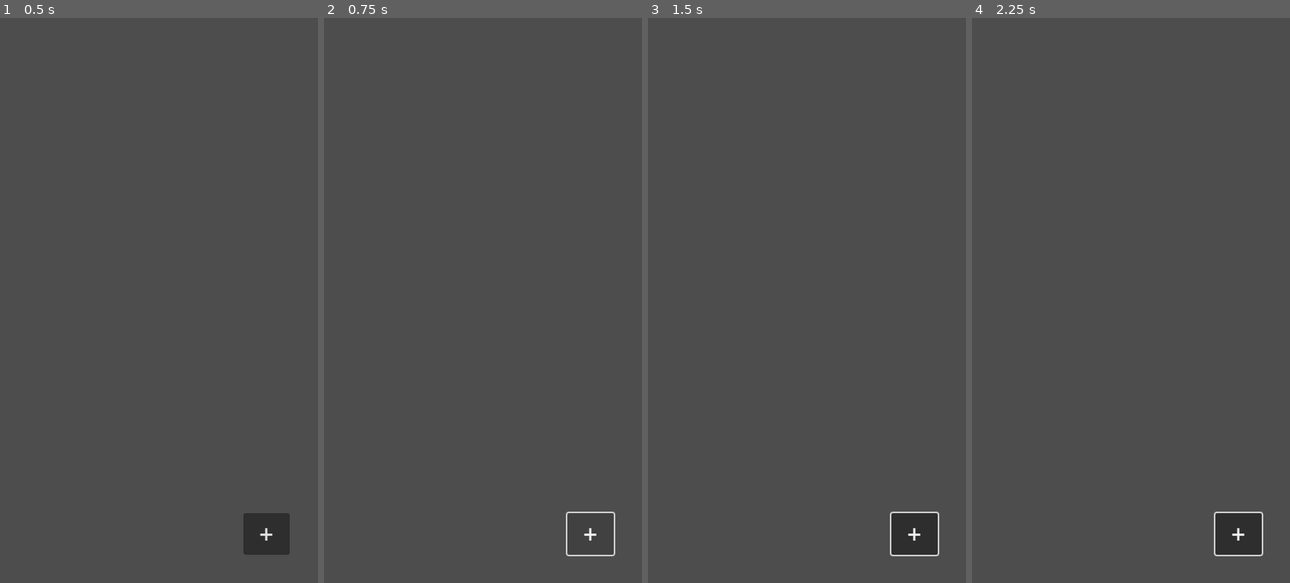
Above: before the commit, frames 1-4 (left to right).
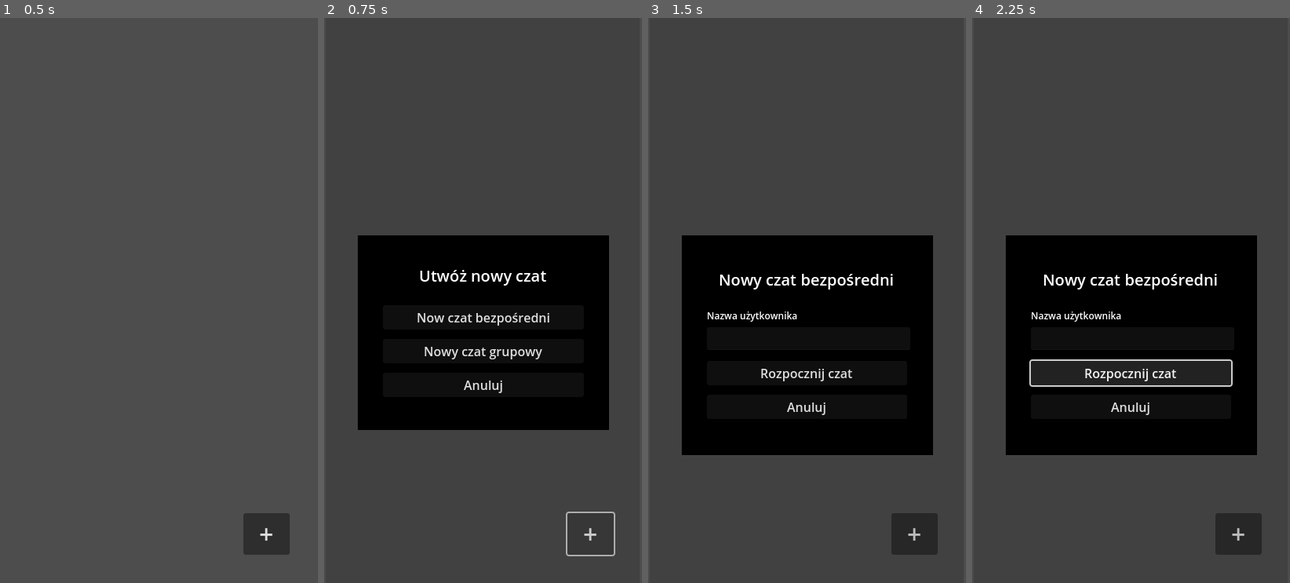
Above: after the commit, the same moments.

Repository: Abbion/CyberCrushMobileApp
Game: Godot game, scene res://scenes/panels/chat_list_panel.tscn
The game is run twice, just before and just after one commit, with the same random seed, the same clock (stepped at 60 frames per second) and the same inputs. This scene is started directly instead of the project's main scene.
Inputs (mouse positions are in pixels of both pictures, inside the frame that each line leads up to):
- Up to frame 1 (0.5 s): no input
- Up to frame 2 (0.75 s): click "+" at 0.5 s
- Up to frame 3 (1.5 s): click (807, 317) at 1.25 s, where only the run after the commit has a clickable "Now czat bezpośredni"
- Up to frame 4 (2.25 s): click (1131, 373) at 2 s, where only the run after the commit has a clickable "Rozpocznij czat"

Frame 1 is identical in both runs. In frame 2, 27% of the frame differs, in the area x 10-92%, y 38-96%; in frame 3, 31%; in frame 4, 31%.

Commit message:
Chat creation

Diff:
--- /dev/null
+++ b/scenes/custom_controlls/chat_message_entry.tscn
@@ -0,0 +1,27 @@
+[gd_scene format=3 uid="uid://5damwlt2tv6e"]
+
+[node name="chat_message_entry" type="Control"]
+layout_mode = 3
+anchors_preset = 15
+anchor_right = 1.0
+anchor_bottom = 1.0
+grow_horizontal = 2
+grow_vertical = 2
+
+[node name="VBoxContainer" type="VBoxContainer" parent="."]
+layout_mode = 1
+anchors_preset = 10
+anchor_right = 1.0
+offset_bottom = 414.0
+grow_horizontal = 2
+
+[node name="message_label" type="Label" parent="VBoxContainer"]
+custom_minimum_size = Vector2(250, 0)
+layout_mode = 2
+text = "Lorem ipsum dolor sit amet, consectetur adipiscing elit. Aliquam finibus accumsan ipsum, ac sollicitudin ligula varius sit amet. Cras id porta libero. Aenean in ligula accumsan, fringilla nibh et, scelerisque justo. Donec eleifend mi dapibus ante gravida tincidunt. Nullam efficitur et magna placerat blandit. Morbi tristique scelerisque nisi, rutrum luctus dolor. Donec ornare augue in orci porttitor, quis fringilla augue elementum. Vivamus laoreet at quam in placerat. Duis dapibus enim quis libero tempor molestie. Nam eu ipsum vitae magna semper finibus. Ut molestie faucibus urna, at ultricies massa convallis a. Nullam placerat porttitor libero, in consequat ligula rutrum quis. Aliquam erat volutpat."
+autowrap_mode = 3
+
+[node name="timestamp_label" type="Label" parent="VBoxContainer"]
+layout_mode = 2
+theme_override_font_sizes/font_size = 12
+text = "25.02.2056 12:30"
--- /dev/null
+++ b/scenes/custom_controlls/new_chat.tscn
@@ -0,0 +1,155 @@
+[gd_scene load_steps=3 format=3 uid="uid://d32k05xyh4brq"]
+
+[ext_resource type="Script" uid="uid://dvb7iwjxf7ec4" path="res://scripts/new_chat_script.gd" id="1_4ql5n"]
+[ext_resource type="PackedScene" uid="uid://bq7q3goaxwsfu" path="res://scenes/custom_controlls/find_control.tscn" id="2_2dnud"]
+
+[node name="new_chat" type="Control"]
+layout_mode = 3
+anchor_right = 1.0
+anchor_bottom = 0.231
+offset_bottom = -0.320007
+grow_horizontal = 2
+grow_vertical = 2
+script = ExtResource("1_4ql5n")
+
+[node name="background" type="ColorRect" parent="."]
+layout_mode = 1
+anchors_preset = -1
+anchor_left = 0.1
+anchor_right = 0.9
+offset_left = 0.5
+offset_right = 0.5
+offset_bottom = 248.0
+grow_horizontal = 2
+grow_vertical = 2
+color = Color(0, 0, 0, 1)
+
+[node name="new_chat_selector_layout" type="VBoxContainer" parent="background"]
+layout_mode = 1
+anchors_preset = -1
+anchor_left = 0.1
+anchor_top = 0.15
+anchor_right = 0.9
+anchor_bottom = 0.15
+offset_bottom = 117.3
+grow_horizontal = 2
+theme_override_constants/separation = 12
+
+[node name="new_chat_label" type="Label" parent="background/new_chat_selector_layout"]
+custom_minimum_size = Vector2(0, 40)
+layout_mode = 2
+theme_override_font_sizes/font_size = 20
+text = "Utwóż nowy czat"
+horizontal_alignment = 1
+
+[node name="new_direct_chat_button" type="Button" parent="background/new_chat_selector_layout"]
+layout_mode = 2
+text = "Now czat bezpośredni"
+
+[node name="new_group_chat_button" type="Button" parent="background/new_chat_selector_layout"]
+layout_mode = 2
+text = "Nowy czat grupowy"
+
+[node name="cancel_button" type="Button" parent="background/new_chat_selector_layout"]
+layout_mode = 2
+text = "Anuluj"
+
+[node name="new_direct_chat_layout" type="Control" parent="background"]
+visible = false
+layout_mode = 1
+anchor_left = 0.1
+anchor_top = 0.15
+anchor_right = 0.9
+anchor_bottom = 0.15
+
+[node name="new_direct_chat_options" type="VBoxContainer" parent="background/new_direct_chat_layout"]
+layout_mode = 1
+anchors_preset = -1
+anchor_right = 1.0
+anchor_bottom = 1.0
+offset_right = -0.5
+offset_bottom = 118.0
+theme_override_constants/separation = 12
+
+[node name="card_title" type="Label" parent="background/new_direct_chat_layout/new_direct_chat_options"]
+custom_minimum_size = Vector2(0, 40)
+layout_mode = 2
+theme_override_font_sizes/font_size = 20
+text = "Nowy czat bezpośredni"
+horizontal_alignment = 1
+
+[node name="username_input_label" type="Label" parent="background/new_direct_chat_layout/new_direct_chat_options"]
+layout_mode = 2
+theme_override_font_sizes/font_size = 12
+text = "Nazwa użytkownika"
+
+[node name="recepiant_input_placeholder" type="Panel" parent="background/new_direct_chat_layout/new_direct_chat_options"]
+modulate = Color(1, 1, 1, 0)
+custom_minimum_size = Vector2(0, 25)
+layout_mode = 2
+
+[node name="begin_chat_button" type="Button" parent="background/new_direct_chat_layout/new_direct_chat_options"]
+layout_mode = 2
+text = "Rozpocznij czat"
+
+[node name="cancel_button" type="Button" parent="background/new_direct_chat_layout/new_direct_chat_options"]
+layout_mode = 2
+text = "Anuluj"
+
+[node name="username_input" parent="background/new_direct_chat_layout" instance=ExtResource("2_2dnud")]
+layout_mode = 2
+anchors_preset = 0
+anchor_right = 0.0
+anchor_bottom = 0.0
+offset_left = -0.400002
+offset_top = 74.8
+offset_right = 258.6
+offset_bottom = 74.8
+
+[node name="new_group_chat_layout" type="Control" parent="background"]
+visible = false
+layout_mode = 1
+anchor_left = 0.1
+anchor_top = 0.15
+anchor_right = 0.9
+anchor_bottom = 0.15
+
+[node name="new_group_chat_options" type="VBoxContainer" parent="background/new_group_chat_layout"]
+layout_mode = 1
+anchors_preset = -1
+anchor_right = 1.0
+anchor_bottom = 1.0
+offset_right = -0.5
+offset_bottom = 198.0
+theme_override_constants/separation = 12
+
+[node name="card_title" type="Label" parent="background/new_group_chat_layout/new_group_chat_options"]
+custom_minimum_size = Vector2(0, 40)
+layout_mode = 2
+theme_override_font_sizes/font_size = 20
+text = "Nowy czat grupowy"
+horizontal_alignment = 1
+
+[node name="username_input_label" type="Label" parent="background/new_group_chat_layout/new_group_chat_options"]
+layout_mode = 2
+theme_override_font_sizes/font_size = 12
+text = "Nazwa czatu"
+
+[node name="chat_name_input" type="LineEdit" parent="background/new_group_chat_layout/new_group_chat_options"]
+layout_mode = 2
+
+[node name="begin_chat_button" type="Button" parent="background/new_group_chat_layout/new_group_chat_options"]
+layout_mode = 2
+text = "Rozpocznij czat"
+
+[node name="cancel_button" type="Button" parent="background/new_group_chat_layout/new_group_chat_options"]
+layout_mode = 2
+text = "Anuluj"
+
+[connection signal="pressed" from="background/new_chat_selector_layout/new_direct_chat_button" to="." method="_on_new_direct_chat_button_pressed"]
+[connection signal="pressed" from="background/new_chat_selector_layout/new_group_chat_button" to="." method="_on_new_group_chat_button_pressed"]
+[connection signal="pressed" from="background/new_chat_selector_layout/cancel_button" to="." method="_on_cancel_button_pressed"]
+[connection signal="pressed" from="background/new_direct_chat_layout/new_direct_chat_options/begin_chat_button" to="." method="_on_begin_direct_chat_button_pressed"]
+[connection signal="pressed" from="background/new_direct_chat_layout/new_direct_chat_options/cancel_button" to="." method="_on_cancel_button_pressed"]
+[connection signal="pressed" from="background/new_group_chat_layout/new_group_chat_options/begin_chat_button" to="." method="_on_begin_group_chat_button_pressed"]
+[connection signal="pressed" from="background/new_group_chat_layout/new_group_chat_options/cancel_button" to="." method="_on_cancel_button_pressed"]
--- a/scenes/custom_controlls/new_transaction.tscn
+++ b/scenes/custom_controlls/new_transaction.tscn
@@ -40,7 +40,7 @@
 
 [node name="recepiant_input_placeholder" type="Panel" parent="transaction_elements"]
 modulate = Color(1, 1, 1, 0)
-custom_minimum_size = Vector2(0, 32.985)
+custom_minimum_size = Vector2(0, 33)
 layout_mode = 2
 
 [node name="title_label" type="Label" parent="transaction_elements"]
--- a/scenes/panels/chat_list_panel.tscn
+++ b/scenes/panels/chat_list_panel.tscn
@@ -1,6 +1,7 @@
-[gd_scene load_steps=2 format=3 uid="uid://cshv3dqh1nyxj"]
+[gd_scene load_steps=3 format=3 uid="uid://cshv3dqh1nyxj"]
 
 [ext_resource type="Script" uid="uid://cp5rmln1itjl1" path="res://scripts/chat_list_panel_script.gd" id="1_w8xra"]
+[ext_resource type="PackedScene" uid="uid://d32k05xyh4brq" path="res://scenes/custom_controlls/new_chat.tscn" id="2_6j0wu"]
 
 [node name="chat_list_panel" type="Control"]
 layout_mode = 3
@@ -37,3 +38,24 @@
 theme_override_font_sizes/font_size = 32
 text = "  +  "
 metadata/_edit_use_anchors_ = true
+
+[node name="overlay" type="CenterContainer" parent="."]
+visible = false
+layout_mode = 1
+anchors_preset = 15
+anchor_right = 1.0
+anchor_bottom = 1.0
+grow_horizontal = 2
+grow_vertical = 2
+
+[node name="ColorRect" type="ColorRect" parent="overlay"]
+custom_minimum_size = Vector2(400, 720)
+layout_mode = 2
+color = Color(0, 0, 0, 0.152941)
+
+[node name="new_chat" parent="overlay" instance=ExtResource("2_6j0wu")]
+custom_minimum_size = Vector2(400, 166)
+layout_mode = 2
+
+[connection signal="pressed" from="add_chat" to="." method="_on_add_chat_pressed"]
+[connection signal="panel_closed" from="overlay/new_chat" to="." method="_on_new_chat_panel_closed"]
--- a/scenes/panels/chat_panel.tscn
+++ b/scenes/panels/chat_panel.tscn
@@ -7,3 +7,8 @@
 anchor_bottom = 1.0
 grow_horizontal = 2
 grow_vertical = 2
+
+[node name="VBoxContainer" type="VBoxContainer" parent="."]
+layout_mode = 0
+offset_right = 40.0
+offset_bottom = 40.0
--- a/scripts/chat_list_panel_script.gd
+++ b/scripts/chat_list_panel_script.gd
@@ -9,6 +9,8 @@
 	var time_stamp: Dictionary
 
 @onready var chat_list = $ScrollContainer/chat_list
+@onready var overlay = $overlay
+
 var chat_entry : PackedScene = load("res://scenes/custom_controlls/chat_entry.tscn")
 
 var get_user_chats_request : HTTPRequest
@@ -124,3 +126,10 @@
 
 	if result != OK:
 		print("An error occured in the user chats HTTP request.")
+
+
+func _on_add_chat_pressed() -> void:
+	overlay.show()
+
+func _on_new_chat_panel_closed() -> void:
+	overlay.hide()
--- a/scripts/main_page_script.gd
+++ b/scripts/main_page_script.gd
@@ -5,12 +5,6 @@
 
 var get_chat_history_request : HTTPRequest
 const get_chat_history_url = "http://127.0.0.1:3003/get_chat_history"
-
-var create_new_direct_chat_request : HTTPRequest
-const create_new_direct_chat_url = "http://127.0.0.1:3003/create_new_direct_chat"
-
-var create_new_group_chat_request : HTTPRequest
-const create_new_group_chat_url = "http://127.0.0.1:3003/create_new_group_chat"
 
 var get_chat_metadata_request : HTTPRequest
 var get_chat_metadata_url = "http://127.0.0.1:3003/get_chat_metadata"
@@ -36,16 +30,6 @@
 	get_chat_metadata_request.request_completed.connect(get_chat_metadata_request_completed)
 	add_child(get_chat_metadata_request)
 	#get_chat_metadata()
-
-	create_new_direct_chat_request = HTTPRequest.new()
-	create_new_direct_chat_request.request_completed.connect(create_new_direct_chat_request_completed)
-	add_child(create_new_direct_chat_request)
-	#create_new_direct_chat()
-
-	create_new_group_chat_request = HTTPRequest.new()
-	create_new_group_chat_request.request_completed.connect(create_new_group_chat_request_completed)
-	add_child(create_new_group_chat_request)
-	#create_new_group_chat()
 
 	update_group_chat_member_request = HTTPRequest.new()
 	update_group_chat_member_request.request_completed.connect(update_group_chat_member_request_completed)
@@ -127,63 +111,6 @@
 	var response_data = json_response.data
 	print("Get chat metadata response body: ", response_data)
 
-func create_new_direct_chat():
-	var payload = {
-		"token" : AppSessionState.get_server_token(),
-		"partner_username" : "Victor",
-		"first_message" : "Hello xoxo"
-	}
-
-	var result = create_new_direct_chat_request.request(
-				create_new_direct_chat_url,
-				GlobalConstants.JSON_HTTP_HEADER,
-				HTTPClient.METHOD_POST,
-				JSON.stringify(payload))
-
-	if result != OK:
-		print("An error occured in the direct chat creation HTTP request.")
-
-func create_new_direct_chat_request_completed(ult: int, response_code: int, headers: PackedStringArray, body: PackedByteArray):
-	print("Create direct chat response code: ", response_code)
-
-	var response_text = body.get_string_from_utf8()
-	var json_response = JSON.new()
-
-	if json_response.parse(response_text) != OK:
-		print("Create direct chat response was not a valid Json")
-		return
-
-	var response_data = json_response.data
-	print("Create direct chat response body: ", response_data)
-
-func create_new_group_chat():
-	var payload = {
-		"token" : AppSessionState.get_server_token(),
-		"title" : "Black mass group"
-	}
-
-	var result = create_new_group_chat_request.request(
-				create_new_group_chat_url,
-				GlobalConstants.JSON_HTTP_HEADER,
-				HTTPClient.METHOD_POST,
-				JSON.stringify(payload))
-
-	if result != OK:
-		print("An error occured in the group chat creation HTTP request.")
-
-func create_new_group_chat_request_completed(ult: int, response_code: int, headers: PackedStringArray, body: PackedByteArray):
-	print("Create group chat response code: ", response_code)
-
-	var response_text = body.get_string_from_utf8()
-	var json_response = JSON.new()
-
-	if json_response.parse(response_text) != OK:
-		print("Create group chat response was not a valid Json")
-		return
-
-	var response_data = json_response.data
-	print("Create group chat response body: ", response_data)
-
 func update_group_chat_member():
 	var payload = {
 		"admin_token" : AppSessionState.get_server_token(),
@@ -207,6 +134,7 @@
 		print("An error occured in the update group chat member HTTP request.")
 	pass
 
+
 func update_group_chat_member_request_completed(ult: int, response_code: int, headers: PackedStringArray, body: PackedByteArray):
 	print("Update group chat member response code: ", response_code)
 
--- /dev/null
+++ b/scripts/new_chat_script.gd
@@ -0,0 +1,160 @@
+extends Control
+
+signal panel_closed;
+const INPUT_CHAT_LAYOUT_SIZE = 280;
+const FADE_SPEED = 15
+const MAX_GROUP_CHAT_TITLE_LENGHT = 32
+
+enum { SELECTOR, DIRECT_CHAT, GROUP_CHAT }
+var current_state: int = SELECTOR
+var transition_in_progress: bool = false
+var selector_visible: bool = true
+var initial_background_bottom_offset: int = 0
+
+var create_new_direct_chat_request : HTTPRequest
+const create_new_direct_chat_url = "http://127.0.0.1:3003/create_new_direct_chat"
+var create_new_group_chat_request : HTTPRequest
+const create_new_group_chat_url = "http://127.0.0.1:3003/create_new_group_chat"
+
+@onready var background = $background
+@onready var new_chat_selector_layout: VBoxContainer = $background/new_chat_selector_layout
+@onready var new_direct_chat_layout: Control = $background/new_direct_chat_layout
+@onready var new_group_chat_layout: Control = $background/new_group_chat_layout
+@onready var direct_chat_username_input = $background/new_direct_chat_layout/username_input
+@onready var group_chat_title_input = $background/new_group_chat_layout/new_group_chat_options/chat_name_input
+
+func _ready() -> void:
+	initial_background_bottom_offset = background.offset_bottom
+
+	create_new_direct_chat_request = HTTPRequest.new()
+	create_new_direct_chat_request.request_completed.connect(create_new_direct_chat_request_completed)
+	add_child(create_new_direct_chat_request)
+	#create_new_direct_chat()
+
+	create_new_group_chat_request = HTTPRequest.new()
+	create_new_group_chat_request.request_completed.connect(create_new_group_chat_request_completed)
+	add_child(create_new_group_chat_request)
+	#create_new_group_chat()
+
+func _process(delta: float) -> void:
+	if transition_in_progress == false:
+		return
+
+	var selector_opacity = new_chat_selector_layout.modulate.a
+	var transition_progress = (1.0 - selector_opacity)
+
+	if new_chat_selector_layout.visible:
+		selector_opacity -= (delta * FADE_SPEED)
+		var selector_transition_progress = max(selector_opacity, 0.0)
+		new_chat_selector_layout.modulate.a = selector_transition_progress
+
+		if selector_opacity <= 0:
+			new_chat_selector_layout.hide()
+
+	if current_state == DIRECT_CHAT and new_chat_selector_layout.visible == false:
+		var direct_chat_opacity = new_direct_chat_layout.modulate.a
+		direct_chat_opacity += (delta * FADE_SPEED)
+		var direct_transition_progress  = min(direct_chat_opacity, 1.0)
+		new_direct_chat_layout.modulate.a = direct_transition_progress
+		transition_progress += direct_transition_progress
+
+		if direct_chat_opacity >= 1:
+			transition_in_progress = false
+
+	elif current_state == GROUP_CHAT and new_chat_selector_layout.visible == false:
+		var group_chat_opacity = new_group_chat_layout.modulate.a
+		group_chat_opacity += (delta * FADE_SPEED)
+		var group_transition_progress  = min(group_chat_opacity, 1.0)
+		new_group_chat_layout.modulate.a = group_transition_progress
+		transition_progress += group_transition_progress
+
+		if group_chat_opacity >= 1:
+			transition_in_progress = false
+
+	var background_size_transition = (INPUT_CHAT_LAYOUT_SIZE - initial_background_bottom_offset) * (transition_progress * 0.5)
+	background.offset_bottom = background_size_transition + initial_background_bottom_offset
+
+func _on_cancel_button_pressed() -> void:
+	panel_closed.emit()
+
+func _on_new_direct_chat_button_pressed() -> void:
+	transition_in_progress = true
+	current_state = DIRECT_CHAT
+	new_direct_chat_layout.show()
+	new_direct_chat_layout.modulate.a = 0.0
+
+func _on_new_group_chat_button_pressed() -> void:
+	transition_in_progress = true
+	current_state = GROUP_CHAT
+	new_group_chat_layout.show()
+	new_group_chat_layout.modulate.a = 0.0
+
+func create_new_direct_chat(partner_username: String):
+	var payload = {
+		"token" : AppSessionState.get_server_token(),
+		"partner_username" : partner_username,
+		"creation_message" : AppSessionState.get_username() + " rozpoczął czat"
+	}
+
+	var result = create_new_direct_chat_request.request(
+				create_new_direct_chat_url,
+				GlobalConstants.JSON_HTTP_HEADER,
+				HTTPClient.METHOD_POST,
+				JSON.stringify(payload))
+
+	if result != OK:
+		print("An error occured in the direct chat creation HTTP request.")
+
+func create_new_direct_chat_request_completed(ult: int, response_code: int, headers: PackedStringArray, body: PackedByteArray):
+	print("Create direct chat response code: ", response_code)
+
+	var response_text = body.get_string_from_utf8()
+	var json_response = JSON.new()
+
+	if json_response.parse(response_text) != OK:
+		print("Create direct chat response was not a valid Json")
+		return
+
+	var response_data = json_response.data
+	print("Create direct chat response body: ", response_data)
+
+func create_new_group_chat(title: String):
+	var payload = {
+		"token" : AppSessionState.get_server_token(),
+		"title" : title,
+		"creation_message" : AppSessionState.get_username() + " stworzył czat"
+	}
+
+	var result = create_new_group_chat_request.request(
+				create_new_group_chat_url,
+				GlobalConstants.JSON_HTTP_HEADER,
+				HTTPClient.METHOD_POST,
+				JSON.stringify(payload))
+
+	if result != OK:
+		print("An error occured in the group chat creation HTTP request.")
+
+func create_new_group_chat_request_completed(ult: int, response_code: int, headers: PackedStringArray, body: PackedByteArray):
+	print("Create group chat response code: ", response_code)
+
+	var response_text = body.get_string_from_utf8()
+	var json_response = JSON.new()
+
+	if json_response.parse(response_text) != OK:
+		print("Create group chat response was not a valid Json")
+		return
+
+	#Implement on success false
+	var response_data = json_response.data
+	print("Create group chat response body: ", response_data)
+
+
+func _on_begin_direct_chat_button_pressed() -> void:
+	var partner_username = direct_chat_username_input.get_value()
+	create_new_direct_chat(partner_username)
+
+func _on_begin_group_chat_button_pressed() -> void:
+	var title = group_chat_title_input.text;
+	if title.length() > MAX_GROUP_CHAT_TITLE_LENGHT:
+		return #INFORM USER
+	create_new_group_chat(title)
Not shown, added: scripts/new_chat_script.gd.uid
